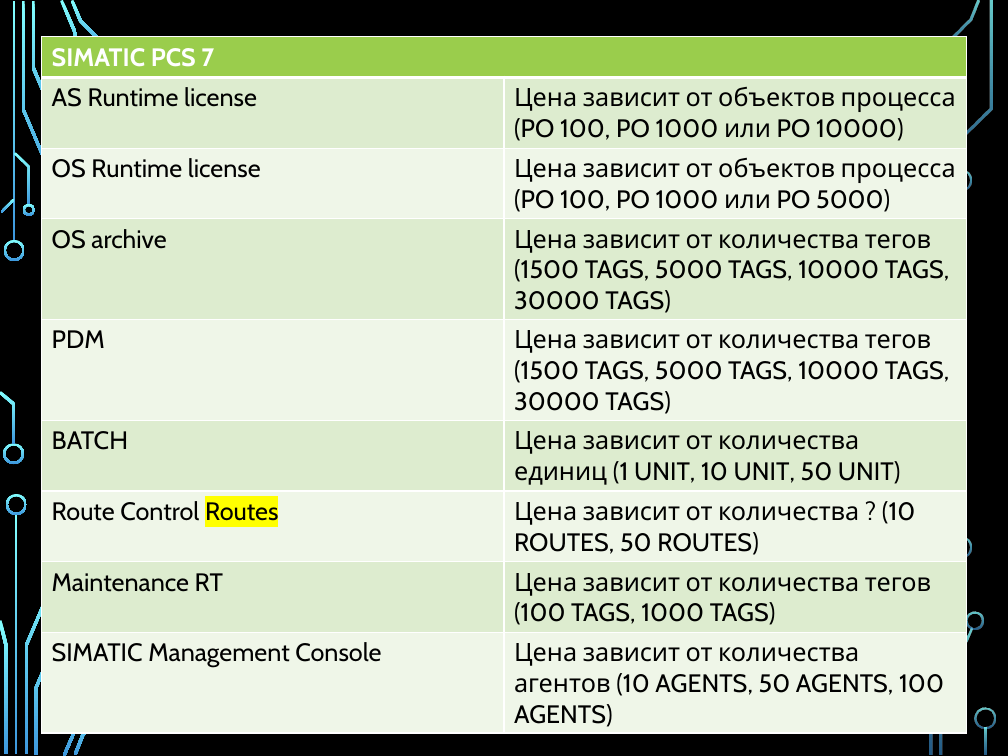
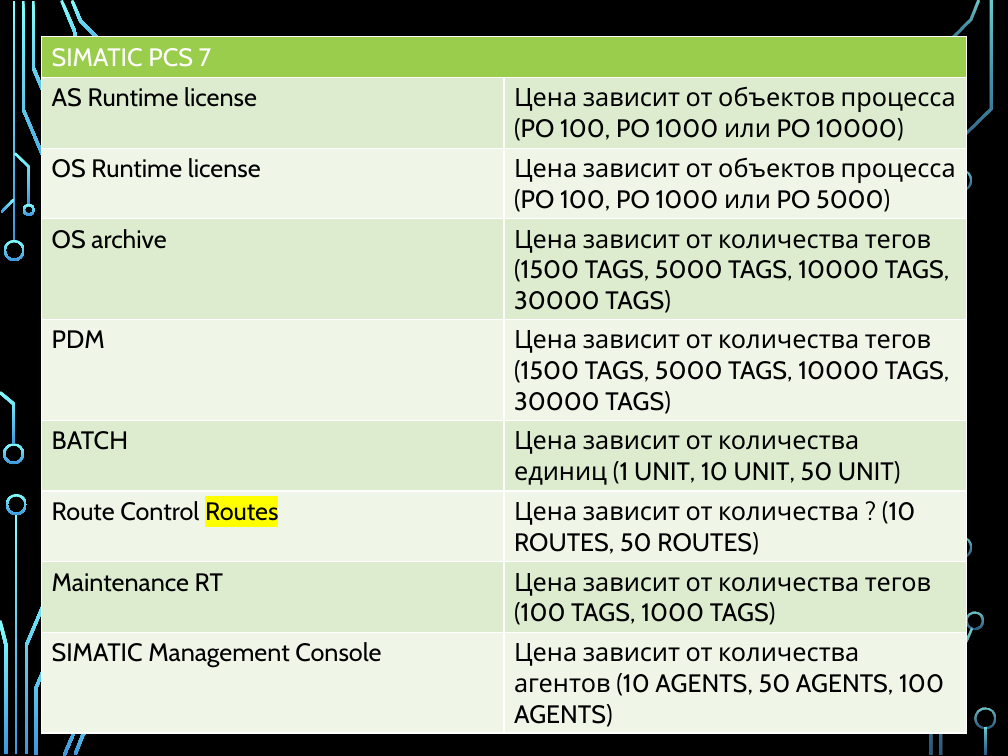
Before and after one commit to tyunegov/Presentation_ASUTP, a slide deck: slide 11 of итоговая.pptx (slide 28 before the commit). Drawn at 1008x756 pixels with LibreOffice and Linux fonts; fonts in the diff are those of the drawing; background and template pictures are left out. Boxes give left, top, right and bottom in pixels: in the first picture for what was removed or moved away, otherwise in the second. Text is boxed around its words. In the diff, an @@ line names an element or a change of style, - is before the commit and + after.

```diff
--- a/итоговая.pptx
+++ b/итоговая.pptx
@@ table at [41,36,967,731] @@
@@ bold off in "SIMATIC PCS 7" @@
```
Also in this commit, not shown: 2 other slides changed, 1 slide added, 18 slides removed.
